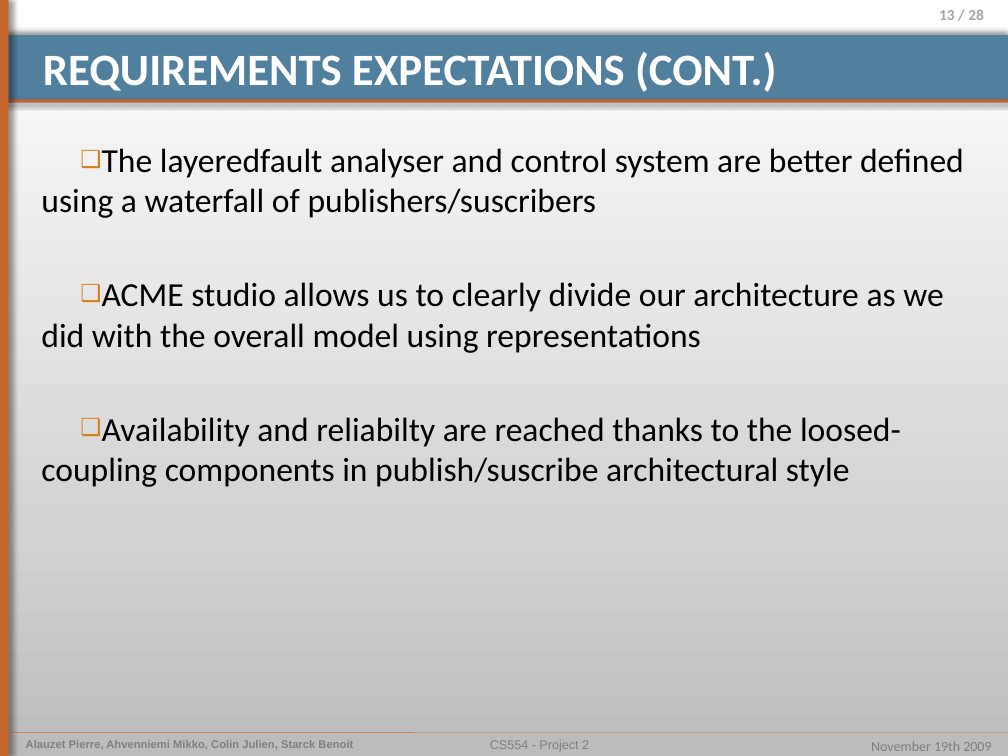
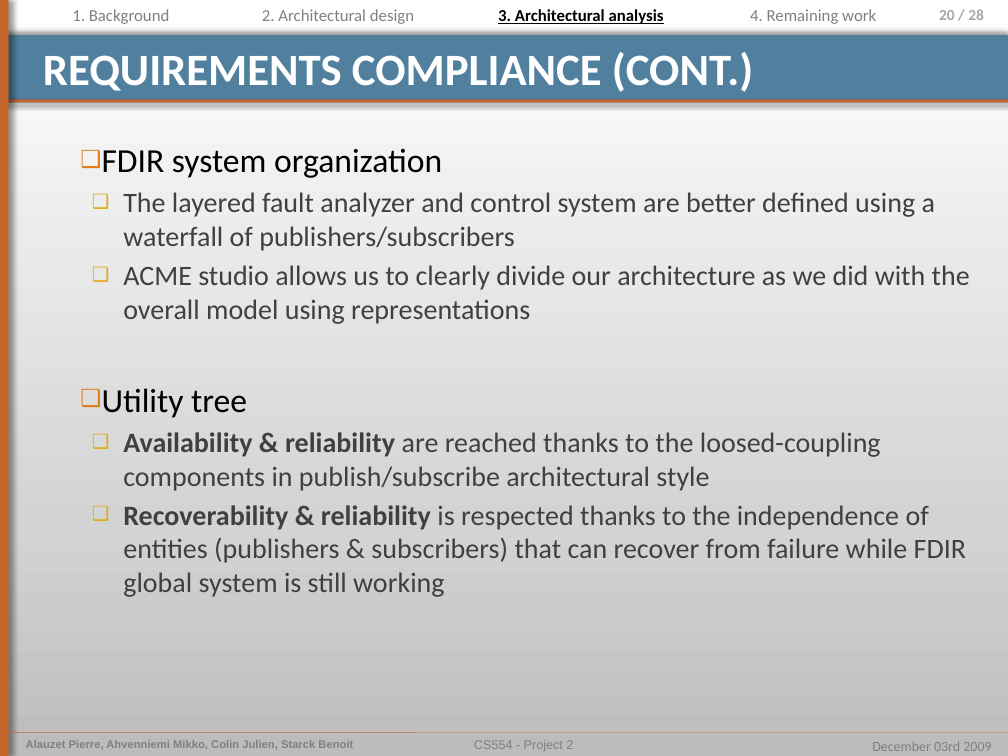
Before and after one commit to pierrealauzet/euroteam, a slide deck: slide 20 of Project 2/Part3/CS554_EuroTeam_Project2_OP6.pptx (slide 13 before the commit). Drawn at 1008x756 pixels with LibreOffice and Linux fonts; fonts in the diff are those of the drawing. Boxes give left, top, right and bottom in pixels: in the first picture for what was removed or moved away, otherwise in the second. Text is boxed around its words. In the diff, an @@ line names an element or a change of style, - is before the commit and + after.

```diff
--- a/Project 2/Part3/CS554_EuroTeam_Project2_OP6.pptx
+++ b/Project 2/Part3/CS554_EuroTeam_Project2_OP6.pptx
@@ text added at (x1=72, y1=9, x2=170, y2=24), 12 pt, text #808080 @@
+1. Background
@@ text added at (x1=262, y1=9, x2=414, y2=24), 12 pt, text #808080 @@
+2. Architectural design
@@ text added at (x1=498, y1=9, x2=664, y2=24), 12 pt, text #000000, bold, underline @@
+3. Architectural analysis
@@ text added at (x1=750, y1=9, x2=876, y2=24), 12 pt, text #808080 @@
+4. Remaining work
@@ page number at (x1=939, y1=9, x2=984, y2=20): text changed @@
-13 / 28
+20 / 28
@@ title at (x1=43, y1=52, x2=754, y2=92): text changed @@
-REQUIREMENTS EXPECTATIONS (CONT.)
+REQUIREMENTS COMPLIANCE (CONT.)
@@ text at (x1=102, y1=149, x2=935, y2=251): text changed; size 24 to 20 pt; text colour #000000 to #404040 @@
-❑ The layeredfault analyser and control system are better defined using a waterfall of publishers/suscribers
+❑ FDIR system organization
+  ❑ The layered fault analyzer and control system are better defined using a waterfall of publishers/subscribers
@@ text at (x1=123, y1=265, x2=970, y2=324): size 24 to 20 pt, text colour #000000 to #404040 in "ACME studio allows us to clearly divide ..."; list level 1 to 2 in "ACME studio allows us to ..."; bullet colour #DA7E18 to #E5AB1B @@
@@ text at (x1=102, y1=388, x2=966, y2=597): text changed; size 24 to 20 pt; text colour #000000 to #404040 @@
-❑ Availability and reliabilty are reached thanks to the loosed-coupling components in publish/suscribe architectural style
+❑ Utility tree
+  ❑ Availability & reliability are reached thanks to the loosed-coupling components in publish/subscribe architectural style
+  ❑ Recoverability & reliability is respected thanks to the independence of entities (publishers & subscribers) that can recover from failure while FDIR global system is still working
@@ text "CS554 - Project 2" moved from (x1=490, y1=740, x2=589, y2=751) to (x1=474, y1=740, x2=573, y2=751) @@
@@ text at (x1=872, y1=741, x2=991, y2=751): text changed @@
-November 19th 2009
+December 03rd 2009
```
Also in this commit, not shown: 14 other slides changed, 9 slides added, 2 slides removed, 1 other file.
